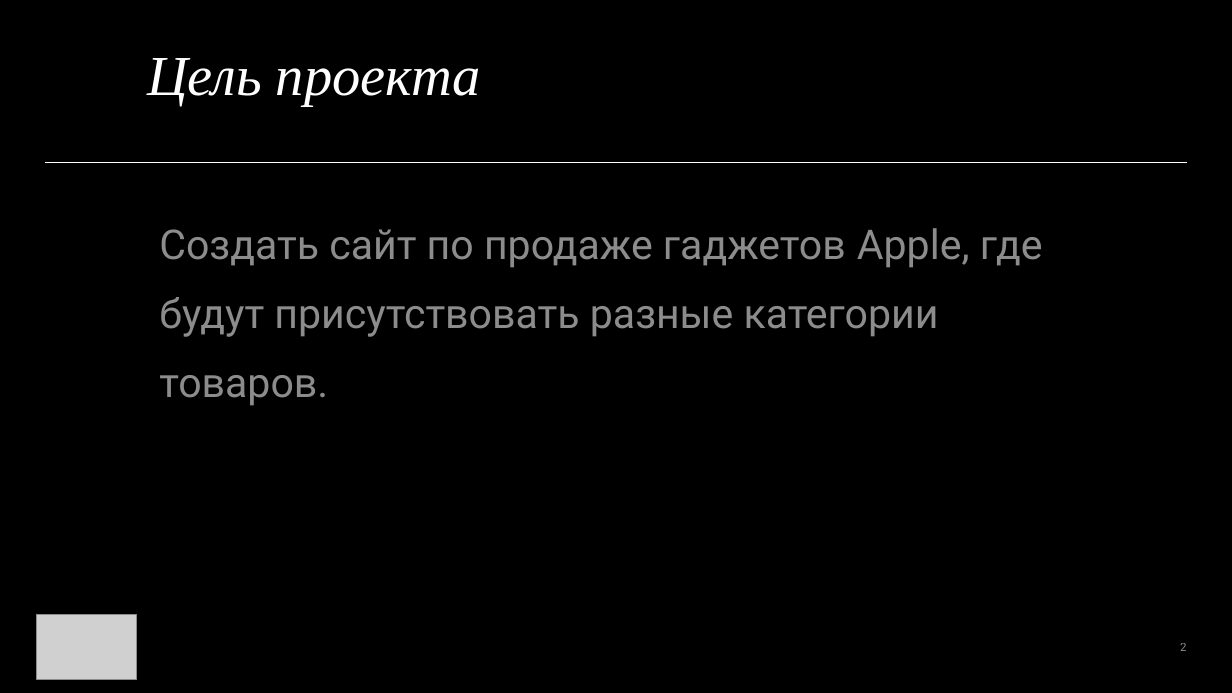
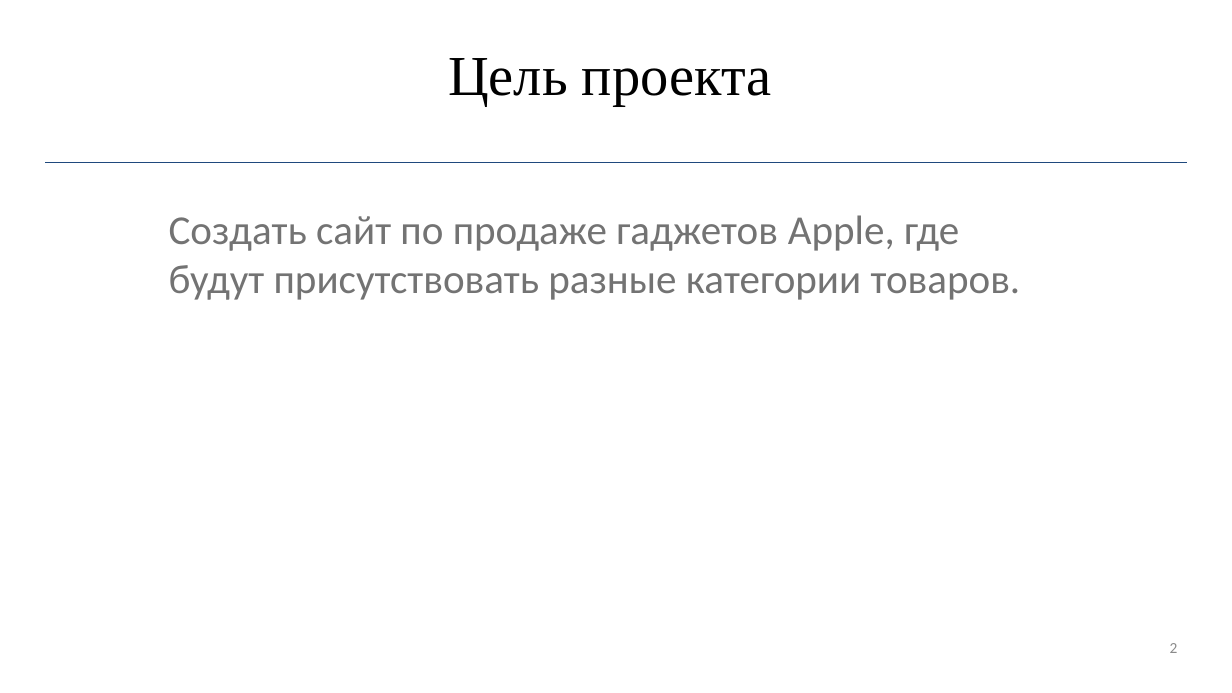
Before and after one commit to R1ccoon/Ip3s, a slide deck: slide 2 of not_site_files/pres.pptx. Drawn at 1232x693 pixels with LibreOffice and Linux fonts; fonts in the diff are those of the drawing; grey boxes stand for pictures. Boxes give left, top, right and bottom in pixels: in the first picture for what was removed or moved away, otherwise in the second. Text is boxed around its words. In the diff, an @@ line names an element or a change of style, - is before the commit and + after.

```diff
--- a/not_site_files/pres.pptx
+++ b/not_site_files/pres.pptx
@@ background #000000 to #FFFFFF @@
@@ title "Цель проекта" at box(448, 58, 771, 106): text colour #FFFFFF to #000000, italic off; alignment left to centre @@
@@ line (45, 163) - (1187, 163): stroke #FFFFFF 0.5 pt to #1F497D 0.5 pt @@
@@ text "Создать сайт по продаже гаджетов ..." at box(169, 215, 1021, 300): font Roboto to Calibri, text colour #FFFFFF at 55% opacity to #000000 at 55% opacity; line spacing 1.4 to 1; less space between paragraphs @@
@@ picture removed at box(37, 615, 137, 680) @@
@@ page number at box(1170, 643, 1178, 653): size 9 to 12 pt, font Roboto to Calibri, text colour #FFFFFF at 55% opacity to #8C8C8C @@
```
Also in this commit, not shown: 7 other slides changed, 2 slides added, 1 slide removed.
